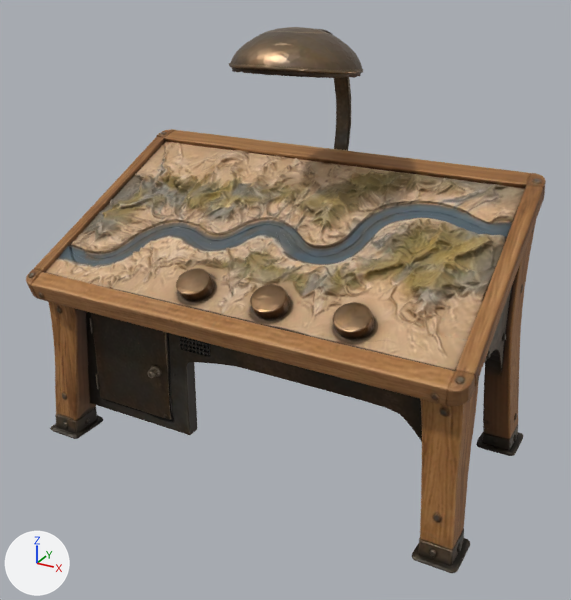
The glTF model golden-ring/interactives/art/production/soundmap.glb as it was, and as the next commit left it.
The view is the same before and after, from a camera (50 mm lens) standing at (1.47, -2.7, 2.0) and looking at (0.03, -0.07, 0.69). The axes (+X, +Y, +Z) are drawn at lower left. The lights are the same throughout. The first picture is the older version. Where no turn or scale is listed for an object, it has been applied to the vertices. Vertices at exactly the same position are counted once.

In view in the first picture: 'geometry_0'.
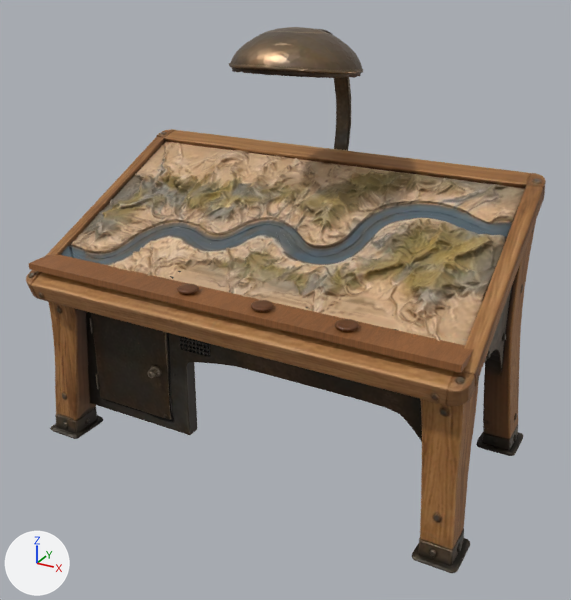
Location of each change, (x1, y1, x2, y2) in pixels of the pictures (571 x 600 px):
'SM-11 horizontal oak-faced bored rail', added (brown)
    after: (29, 254, 474, 373)
'Restored engraved map bed Right', added (beige)
    after: (322, 292, 393, 329)
'Restored engraved map bed Middle', added (beige)
    after: (242, 275, 307, 309)
'Restored engraved map bed Left', added (beige)
    after: (172, 259, 231, 292)
'SM-05 individual pushcap Right', added
    after: (335, 319, 359, 332)
'SM-05 individual pushcap Middle', added
    after: (251, 300, 274, 312)
'SM-05 individual pushcap Left', added
    after: (177, 284, 199, 295)
part 1 of me_geometry_0, reshaped (brown)
    before: (176, 262, 399, 349)

What changed in the scene script:
```text
Add mat_warm_oiled_end_grain_wood:
    mat_warm_oiled_end_grain_wood = bpy.data.materials.new('Warm oiled end-grain wood')
    # colours: brown #824d24
    # uses the picture img_exhibit_real_wood_surface
Add mat_honey_oak_faced_service_rail:
    mat_honey_oak_faced_service_rail = bpy.data.materials.new('Honey oak-faced service rail')
    # colours: brown #af703d
    # uses the picture img_exhibit_real_wood_surface
Add mat_retouched_original_cartographic_relief_right:
    mat_retouched_original_cartographic_relief_right = bpy.data.materials.new('Retouched original cartographic relief Right')
    # uses the picture img_original_map_surface_right_0
    # uses the picture img_original_map_surface_right_1
Add mat_retouched_original_cartographic_relief_middle:
    mat_retouched_original_cartographic_relief_middle = bpy.data.materials.new('Retouched original cartographic relief Middle')
    # uses the picture img_original_map_surface_middle_0
    # uses the picture img_original_map_surface_middle_1
Add mat_retouched_original_cartographic_relief_left:
    mat_retouched_original_cartographic_relief_left = bpy.data.materials.new('Retouched original cartographic relief Left')
    # uses the picture img_original_map_surface_left_0
    # uses the picture img_original_map_surface_left_1
Change me_geometry_0:
    remove me_geometry_0.from_pydata(...)  # 27368 vertices, 54869 faces; spans x -0.96..0.96, y -0.58..0.57, z -0.88..0.87
    add me_geometry_0.from_pydata(...)  # 26762 vertices, 53520 faces; spans x -0.96..0.96, y -0.58..0.57, z -0.88..0.87
    me_geometry_0 part 1: 1 vertex moved within x 0.46, y -0.33, z 0.0; 606 vertices removed from x -0.23..0.6, y -0.5..-0.32, z -0.09..0.03
Add ob_sm_05_individual_pushcap_right:
    ob_sm_05_individual_pushcap_right = bpy.data.objects.new('SM-05 individual pushcap Right', me_sm_05_individual_pushcap_right)  # 786 vertices, 1568 faces; spans x 0.4481..0.5301, y -0.5171..-0.4351, z 0.804..0.86
    ob_sm_05_individual_pushcap_right.location = (0.0, 0.0, 0.0)
Add ob_sm_05_individual_pushcap_middle:
    ob_sm_05_individual_pushcap_middle = bpy.data.objects.new('SM-05 individual pushcap Middle', me_sm_05_individual_pushcap_middle)  # 786 vertices, 1568 faces; spans x 0.1169..0.1989, y -0.5169..-0.4349, z 0.804..0.86
    ob_sm_05_individual_pushcap_middle.location = (0.0, 0.0, 0.0)
Add ob_sm_05_individual_pushcap_left:
    ob_sm_05_individual_pushcap_left = bpy.data.objects.new('SM-05 individual pushcap Left', me_sm_05_individual_pushcap_left)  # 786 vertices, 1568 faces; spans x -0.2054..-0.1234, y -0.5169..-0.4349, z 0.804..0.86
    ob_sm_05_individual_pushcap_left.location = (0.0, 0.0, 0.0)
Add ob_sm_11_horizontal_oak_faced_bored_rail:
    ob_sm_11_horizontal_oak_faced_bored_rail = bpy.data.objects.new('SM-11 horizontal oak-faced bored rail', me_sm_11_horizontal_oak_faced_bored_rail)  # 344 vertices, 696 faces; spans x -0.91..0.91, y -0.55..-0.41, z 0.81..0.84
    ob_sm_11_horizontal_oak_faced_bored_rail.location = (0.0, 0.0, 0.0)
Add ob_restored_engraved_map_bed_right:
    ob_restored_engraved_map_bed_right = bpy.data.objects.new('Restored engraved map bed Right', me_restored_engraved_map_bed_right)  # 496 vertices, 899 faces; spans x 0.359..0.627, y -0.509..-0.29, z 0.79..0.901
    ob_restored_engraved_map_bed_right.location = (0.0, 0.0, 0.0)
Add ob_restored_engraved_map_bed_middle:
    ob_restored_engraved_map_bed_middle = bpy.data.objects.new('Restored engraved map bed Middle', me_restored_engraved_map_bed_middle)  # 496 vertices, 899 faces; spans x 0.028..0.296, y -0.509..-0.29, z 0.79..0.906
    ob_restored_engraved_map_bed_middle.location = (0.0, 0.0, 0.0)
Add ob_restored_engraved_map_bed_left:
    ob_restored_engraved_map_bed_left = bpy.data.objects.new('Restored engraved map bed Left', me_restored_engraved_map_bed_left)  # 496 vertices, 899 faces; spans x -0.294..-0.026, y -0.508..-0.29, z 0.79..0.914
    ob_restored_engraved_map_bed_left.location = (0.0, 0.0, 0.0)
```
